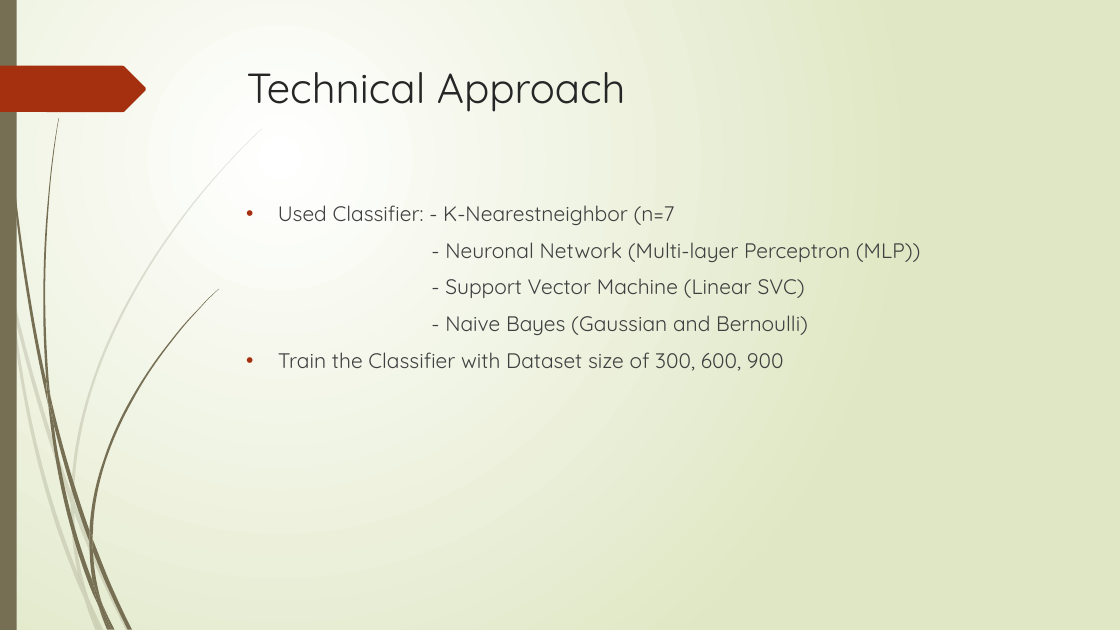
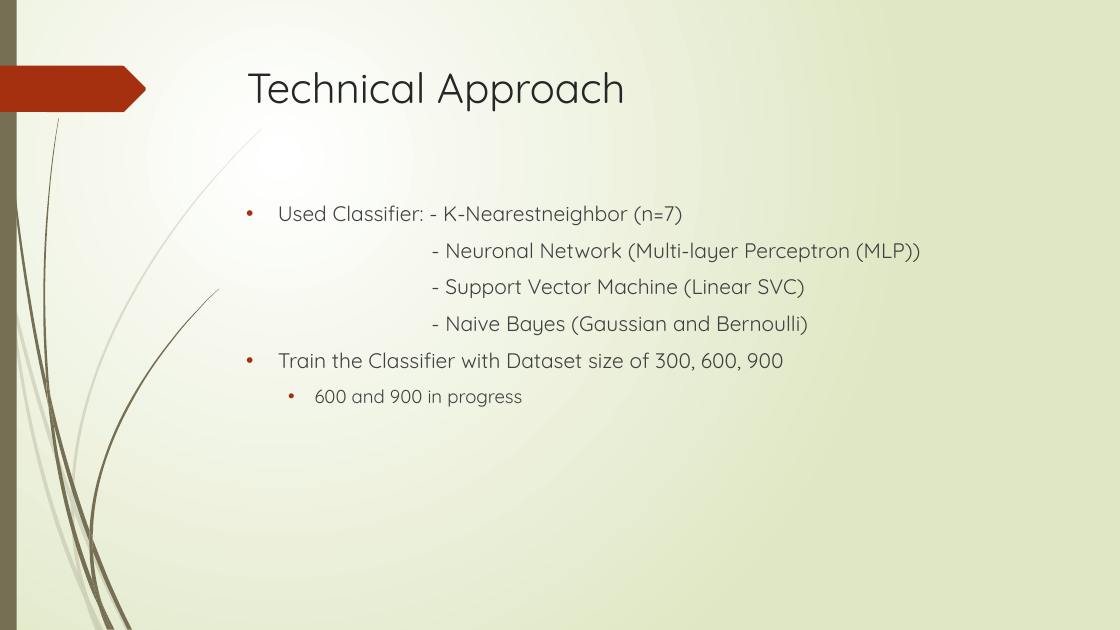
Before and after one commit to Bilobu/BachelorKI, a slide deck: slide 8 of Presentation.pptx. Drawn at 1120x630 pixels with LibreOffice and Linux fonts; fonts in the diff are those of the drawing. Boxes give left, top, right and bottom in pixels: in the first picture for what was removed or moved away, otherwise in the second. Text is boxed around its words. In the diff, an @@ line names an element or a change of style, - is before the commit and + after.

```diff
--- a/Presentation.pptx
+++ b/Presentation.pptx
@@ text at box(278, 205, 683, 225): text changed @@
-• Used Classifier: - K-Nearestneighbor (n=7
+• Used Classifier: - K-Nearestneighbor (n=7)
@@ text at box(315, 389, 522, 407): paragraph added @@
+  • 600 and 900 in progress
```
Also in this commit, not shown: 7 other slides changed, 1 slide added, 1 slide removed.
